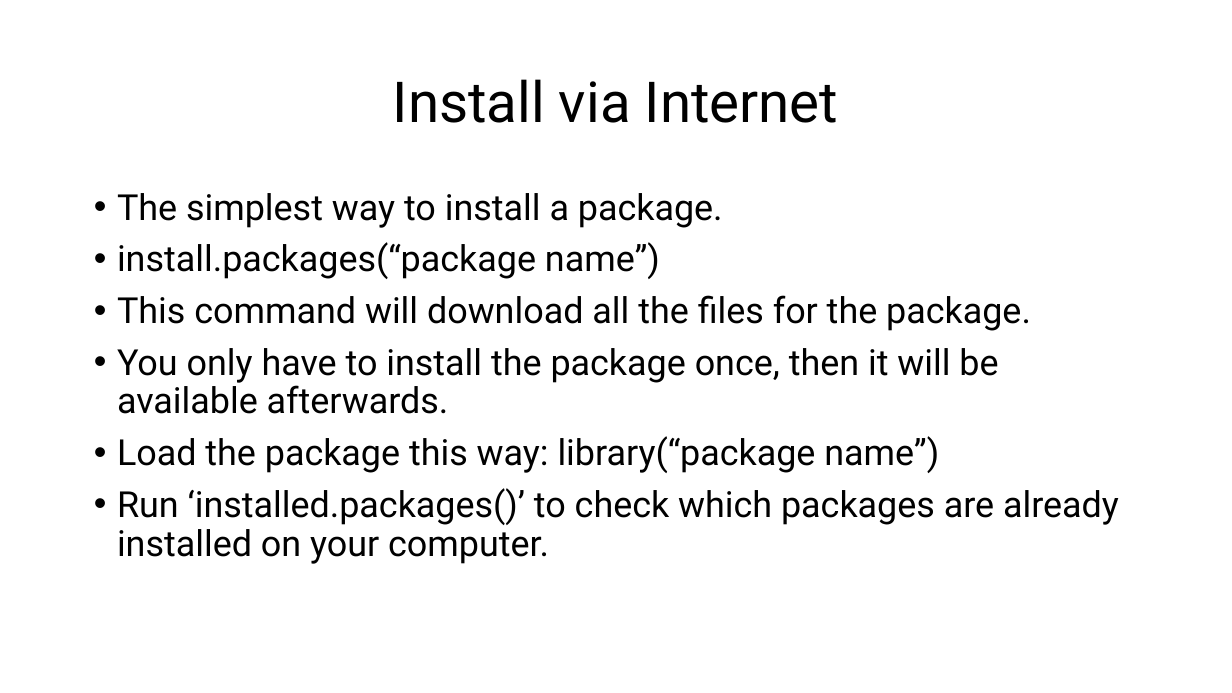
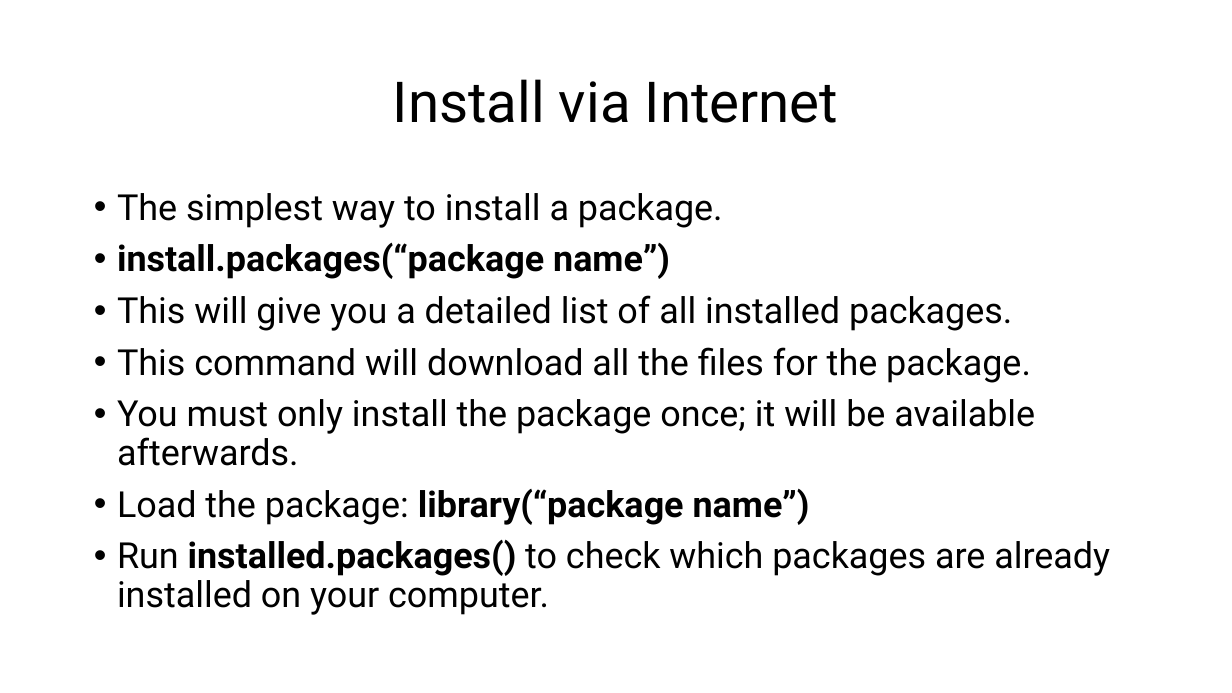
Before and after one commit to csmatyi/crs2025, a slide deck: slide 16 of CRS2025_R_workshop.pptx (slide 14 before the commit). Drawn at 1232x693 pixels with LibreOffice and Linux fonts; fonts in the diff are those of the drawing. Boxes give left, top, right and bottom in pixels: in the first picture for what was removed or moved away, otherwise in the second. Text is boxed around its words. In the diff, an @@ line names an element or a change of style, - is before the commit and + after.

```diff
--- a/CRS2025_R_workshop.pptx
+++ b/CRS2025_R_workshop.pptx
@@ text at [117, 243, 670, 279]: bold on in "install.packages(“package name”)" @@
@@ text at [117, 295, 1012, 331]: paragraph added @@
+• This will give you a detailed list of all installed packages.
@@ text at [117, 399, 1110, 615]: text changed @@
-• You only have to install the package once, then it will be available afterwards.
-• Load the package this way: library(“package name”)
-• Run ‘installed.packages()’ to check which packages are already installed on your computer.
+• You must only install the package once; it will be available afterwards.
+• Load the package: library(“package name”)
+• Run installed.packages() to check which packages are already installed on your computer.
```
Also in this commit, not shown: 11 other slides changed, 3 slides added, 1 slide removed, 3 other files.
